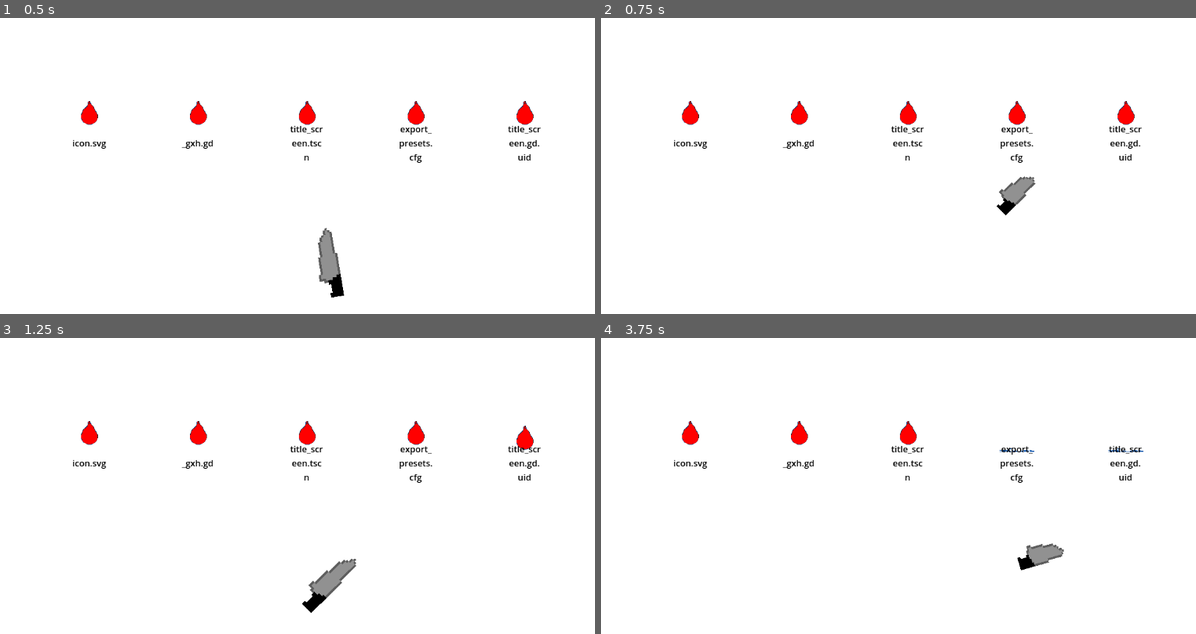
Above: before the commit, frames 1-4 (two rows, left to right).
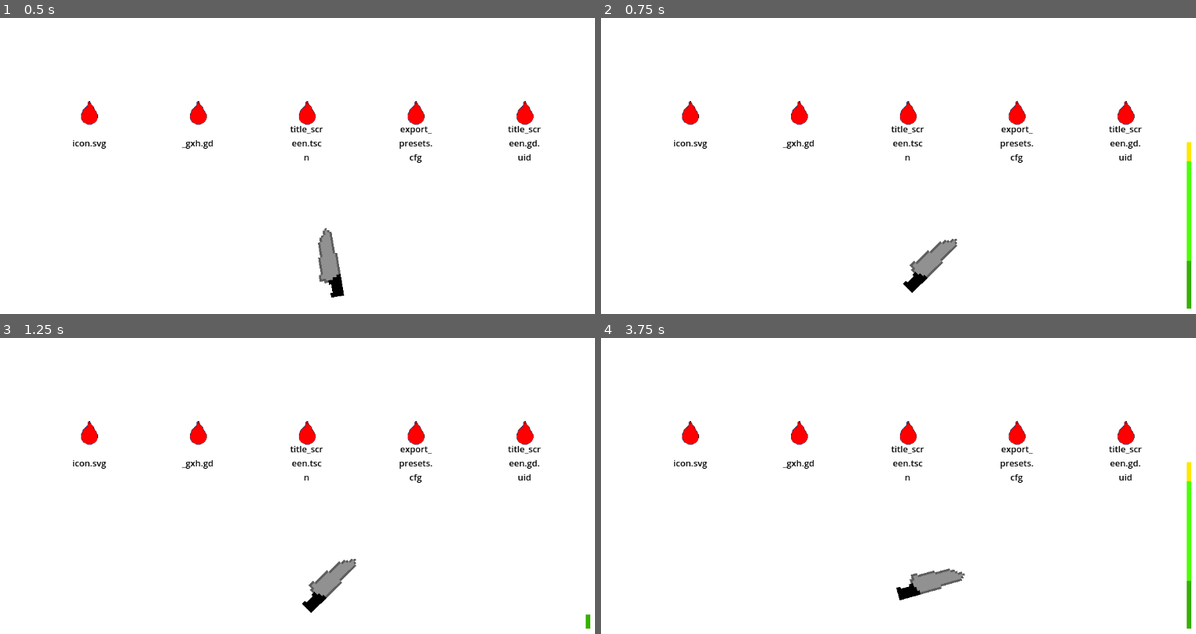
Above: after the commit, the same moments.

Repository: strawberry-p/trashian-roulette
Game: Godot game, scene res://main_scene.tscn
Two runs of this game, one before a commit and one after it. Both use one fixed random seed, a clock stepped at 60 frames per second and the inputs below.
Inputs (mouse positions are in pixels of both pictures, inside the frame that each line leads up to):
- Up to frame 1 (0.5 s): no input
- Up to frame 2 (0.75 s): tap Enter at 0.5 s; move the mouse to (1053, 145) at 0.52 s; press the mouse at (1053, 145) at 0.53 s
- Up to frame 3 (1.25 s): no input
- Up to frame 4 (3.75 s): tap Space at 1.25 s; move the mouse to (791, 497) at 1.27 s; release the mouse at (791, 497) at 1.28 s; click (791, 497) at 1.35 s; move the mouse to (975, 403) at 2.02 s; press the mouse at (975, 403) at 2.03 s; move the mouse to (880, 551) at 2.77 s; release the mouse at (880, 551) at 2.78 s; click (880, 551) at 2.85 s; move the mouse to (1100, 533) at 3.52 s; press the mouse at (1100, 533) at 3.53 s

Frame 1 is identical in both runs. In frame 2, 1.5% of the frame differs, in the area x 50-100%, y 41-99%; in frame 3, 0.2%; in frame 4, 1.9%, in the area x 49-100%, y 28-99%.

Commit message:
Add power bar

Diff:
--- a/main_scene.tscn
+++ b/main_scene.tscn
@@ -1,10 +1,11 @@
-[gd_scene load_steps=7 format=3 uid="uid://cpdcq41acu3yk"]
+[gd_scene load_steps=8 format=3 uid="uid://cpdcq41acu3yk"]
 
 [ext_resource type="Script" uid="uid://c4rknauvbgoba" path="res://scripts/knife.gd" id="1_84odl"]
 [ext_resource type="Texture2D" uid="uid://cdyls5bpia1t4" path="res://sprites/blank.png" id="1_vimvf"]
 [ext_resource type="Texture2D" uid="uid://d3sict0w641u7" path="res://sprites/knife.png" id="2_84odl"]
 [ext_resource type="PackedScene" uid="uid://d0dejr3wjs8ca" path="res://objects/balloon.tscn" id="3_d5x1h"]
 [ext_resource type="Script" uid="uid://dhfl0q3ul1f7v" path="res://scripts/balloon_spawner.gd" id="4_8mm7a"]
+[ext_resource type="Texture2D" uid="uid://1csfwl3gkpya" path="res://sprites/bar.png" id="6_hq1ik"]
 
 [sub_resource type="RectangleShape2D" id="RectangleShape2D_6jybn"]
 size = Vector2(39.00003, 126)
@@ -46,3 +47,13 @@
 script = ExtResource("4_8mm7a")
 balloonObject = ExtResource("3_d5x1h")
 points = PackedVector2Array(-200, -100, 0, -100, 200, -100, 400, -100, -400, -100)
+
+[node name="bar" type="Sprite2D" parent="."]
+position = Vector2(1080, 339)
+scale = Vector2(8, 8)
+texture = ExtResource("6_hq1ik")
+
+[node name="leMove" type="Sprite2D" parent="."]
+position = Vector2(1080, 339)
+scale = Vector2(1, 16)
+texture = ExtResource("1_vimvf")
--- a/scripts/knife.gd
+++ b/scripts/knife.gd
@@ -8,7 +8,8 @@
 var initialPos: Vector2
 var pixels = 0.0
 
-
+var power = 0.0;
+var power_dir = false
 
 func _ready() -> void:
 	initialPos = position
@@ -41,7 +42,20 @@
 			scale.x -= 0.03
 	else:
 		look_at(get_global_mouse_position());
-		if Input.is_action_just_pressed("Click"):
+		if Input.is_action_pressed("Click"):
+			if(power < 1) and not power_dir:
+				power += 0.05
+			elif(not power_dir):
+				power_dir = true
+			if(power > 0) and power_dir:
+				power -= 0.05
+			elif(power_dir):
+				power_dir = false
+			$"../leMove/".position.y = 339 - 512.0 * power
+
+		if Input.is_action_just_released("Click"):
 			pixels = 0.0
-			dir = position.direction_to(get_global_mouse_position()).normalized()
+			dir = position.direction_to(Vector2(get_global_mouse_position()[0], 648-power*648.0)).normalized()
+			power = 0
+			$"../leMove/".position.y = 339 - 512.0 * power
 			move = true
Binary file added: sprites/bar.png
Not shown, added: sprites/bar.png.import
